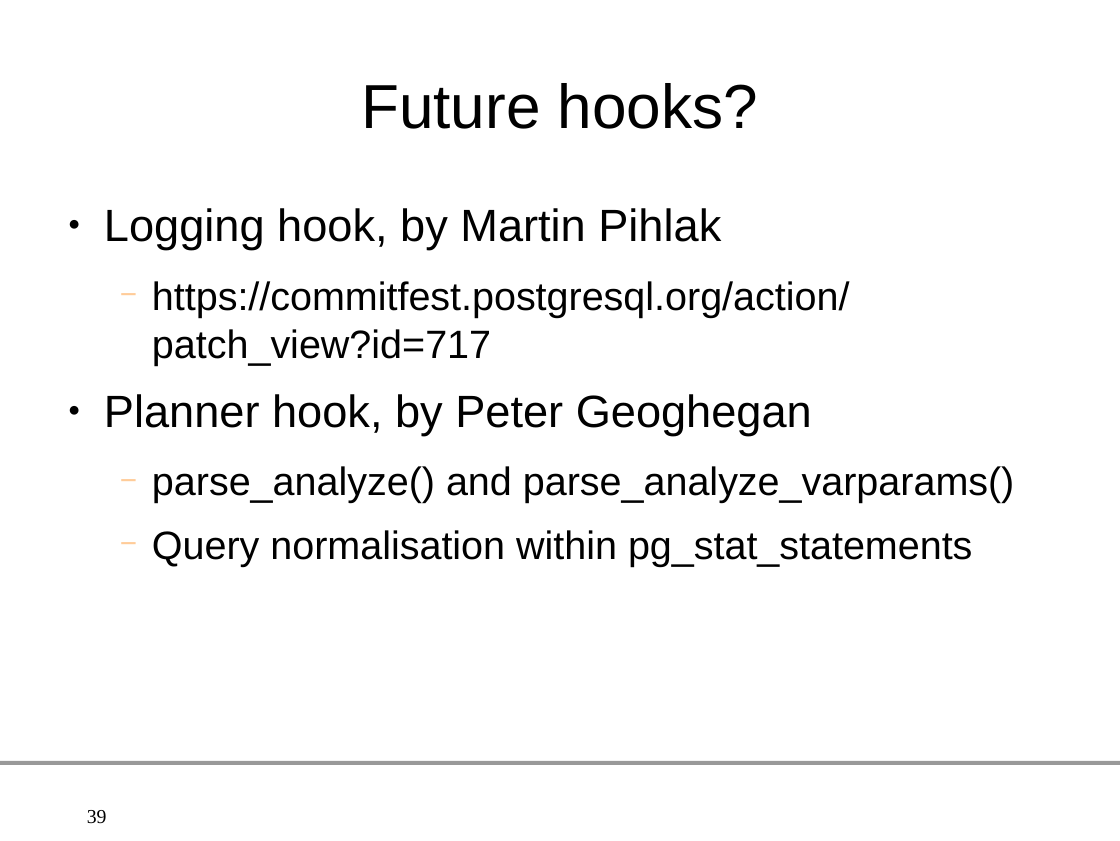
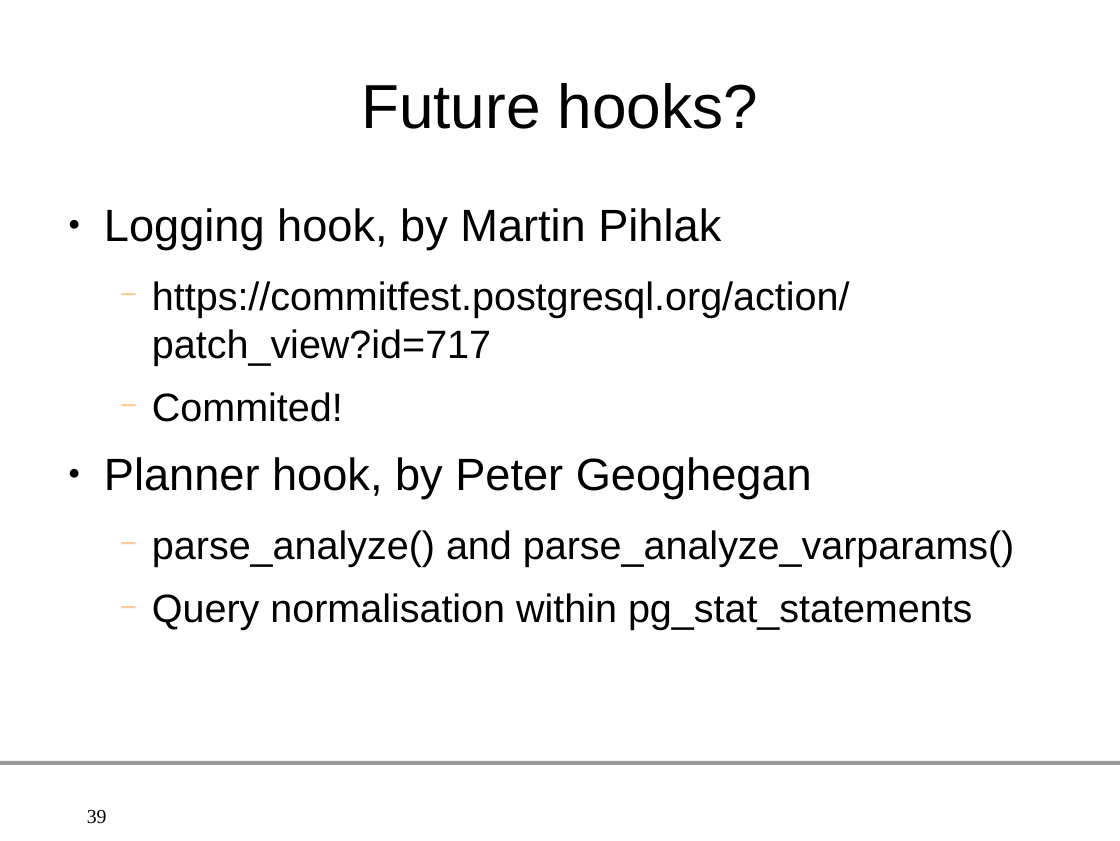
Before and after one commit to gleu/Hooks-in-PostgreSQL, a slide deck: slide 39 of hooks_in_postgresql.odp. Drawn at 1120x841 pixels with LibreOffice and Linux fonts; fonts in the diff are those of the drawing; background and template pictures are left out. Boxes give left, top, right and bottom in pixels: in the first picture for what was removed or moved away, otherwise in the second. Text is boxed around its words. In the diff, an @@ line names an element or a change of style, - is before the commit and + after.

Commit message:
The logging hook has been commited!

```diff
--- a/hooks_in_postgresql.odp
+++ b/hooks_in_postgresql.odp
@@ text at box(152, 392, 343, 422): paragraph added @@
+  − Commited!
```
